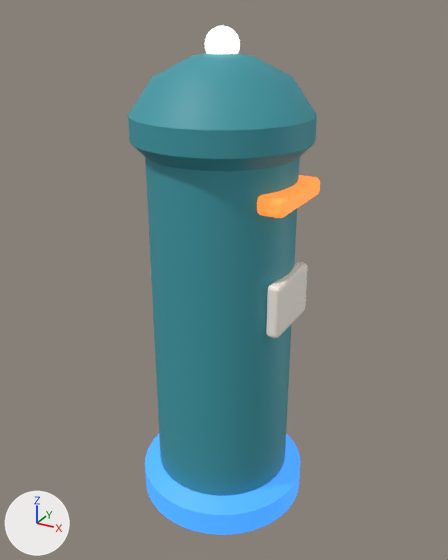
The glTF model public/models/mailbox.glb, before and after one commit.
Both versions are drawn from a camera (50 mm lens) standing at (0.625, -1.13, 1.127) and looking at (0.0, 0.006, 0.559). Lighting does not change. The marker at lower left points along +X, +Y and +Z. The older version comes first. Where no turn or scale is listed for an object, it has been applied to the vertices. Vertices at exactly the same position are counted once.

The older version as bpy lines, for what is in view:
```python
me_mailbox_004 = bpy.data.meshes.new('mailbox.004')
me_mailbox_004.from_pydata(...)  # 820 vertices, 1624 faces; spans x -0.2..0.2, y -0.2..0.2, z -0.547..0.547
me_mailbox_004.materials.append(mat_toy)
ob_mailbox = bpy.data.objects.new('mailbox', me_mailbox_004)
ob_mailbox.location = (0.0, 0.0, 0.547)
```
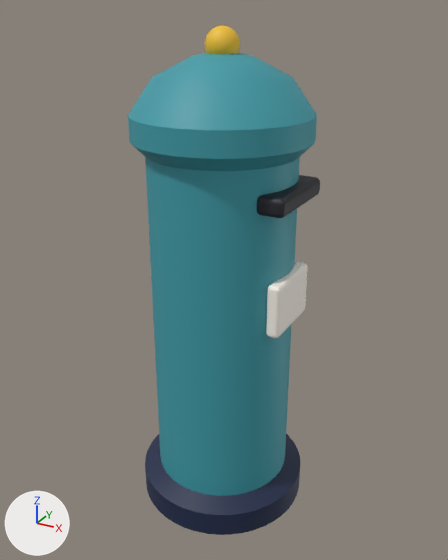
What differs and where, as boxes [x1, y1, x2, y2] in the pictures (448 x 560 px; the box of a moved part takes in the faces that stretch with it):
part 1 of me_mailbox_004, moved or reshaped: [205, 25, 240, 54] in both
part 2 of me_mailbox_004, surface changed: before [145, 53, 320, 535]; after [145, 27, 320, 535]

The change in detail:
me_mailbox_004 has 820 vertices, 1624 faces and spans x -0.2..0.2, y -0.2..0.2, z -0.547..0.547.
me_mailbox_004 is used by ob_mailbox; location (0.0, 0.0, 0.547).
me_mailbox_004 part 1: 150 of 820 vertices moved; they spanned x -0.035..0.034, y -0.034..0.034, z 0.478..0.547 and now span x -0.035..0.034, y -0.034..0.034, z 0.478..0.547; mean shift (0.0, 0.0, 0.0); largest move (0.03, -0.002, 0.53) -> (-0.03, -0.002, 0.495).
me_mailbox_004 part 2: 1329 kept faces spanning x -0.2..0.2, y -0.2..0.2, z -0.547..0.545 get new texture (UV) coordinates.
